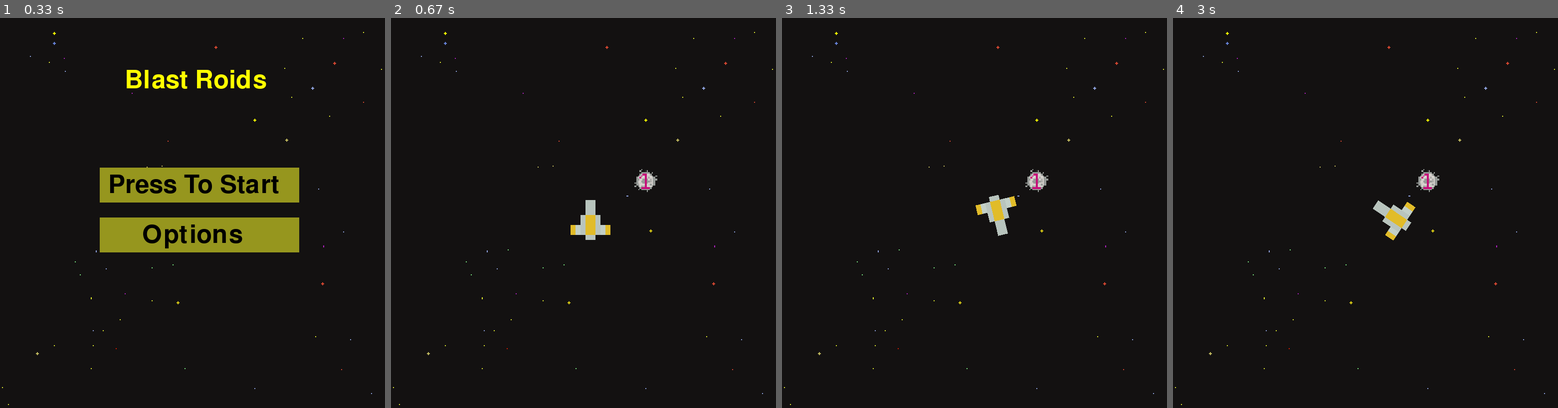
Above: before the commit, frames 1-4 (left to right).
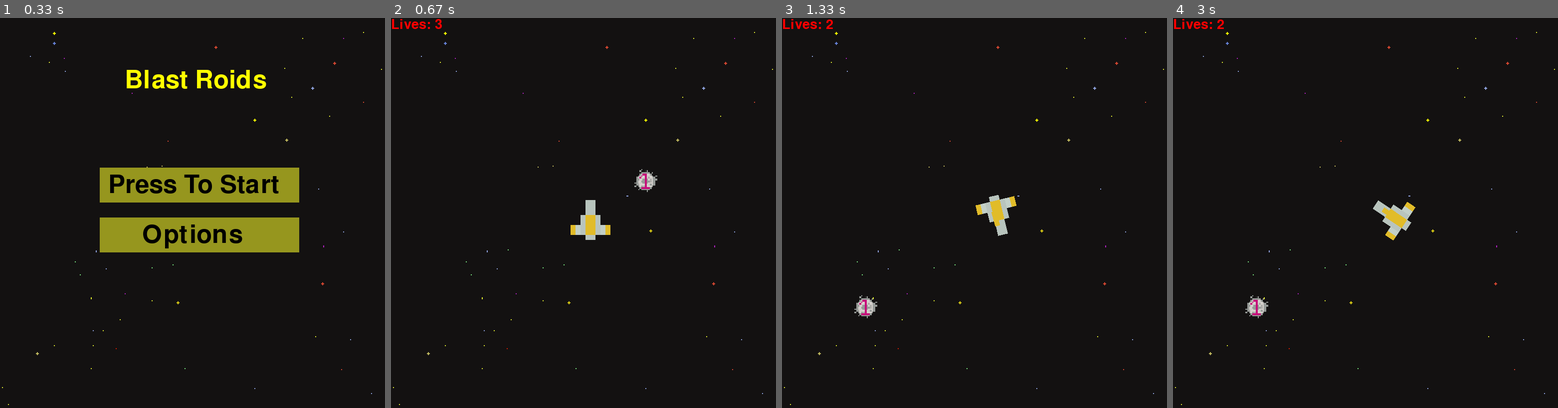
Above: after the commit, the same moments.

Repository: mrmastercat604me/pygame_project
Game: pygame game, started from maingame.py
Two runs of this game, one before a commit and one after it. Both use one fixed random seed, a clock stepped at 60 frames per second and the inputs below.
Inputs (mouse positions are in pixels of both pictures, inside the frame that each line leads up to):
- Up to frame 1 (0.33 s): no input
- Up to frame 2 (0.67 s): click "Press To Start" at 0.38 s
- Up to frame 3 (1.33 s): click (885, 220) at 0.72 s; hold D from 1 s (still down); click (1020, 306) at 1.08 s
- Up to frame 4 (3 s): release D at 1.47 s; hold W 1.5-1.8 s; click (1250, 310) at 1.58 s; hold D 1.83-2.3 s; click (1519, 357) at 1.92 s; hold A 2.33-2.87 s; click (1269, 68) at 2.42 s; hold S from 2.9 s (still down); click (1276, 138) at 2.98 s

Frame 1 is identical in both runs. In frame 2, 0.1% of the frame differs, in the area x 0-14%, y 0-3%; in frame 3, 0.6%, in the area x 0-70%, y 0-77%; in frame 4, 0.6%.

Commit message:
lasers working on maingame

Diff:
--- a/maingame.py
+++ b/maingame.py
@@ -13,6 +13,8 @@
 
 
 font = pygame.font.SysFont(None, 75)
+
+color = "yellow"
 
 def draw_text(text, font, color, surface, x,y):
     textobj = font.render(text, 1, color)
@@ -63,28 +65,57 @@
         mainClock.tick(60)
 
 def game():
+    global color
+
     running = True
     click = False
     Velocity = 7
+    laser_vel = 0
 
-    shipimage = pygame.image.load("assets/pixel_ship_yellow.png")
+    if color == "yellow":
+        shipimage = pygame.image.load("assets/pixel_ship_yellow.png")
+        laser = pygame.image.load("assets/pixel_laser_yellow.png")
+        laser_first = pygame.image.load("assets/pixel_laser_yellow.png")
+    elif color == "green":
+        shipimage = pygame.image.load("assets/pixel_ship_green_small.png")
+        laser = pygame.image.load("assets/pixel_laser_green.png")
+        laser_first = pygame.image.load("assets/pixel_laser_green.png")
+    elif color == "red":
+        shipimage = pygame.image.load("assets/pixel_ship_red_small.png")
+        laser = pygame.image.load("assets/pixel_laser_red.png")
+        laser_first = pygame.image.load("assets/pixel_laser_red.png")
+    elif color == "blue":
+        shipimage = pygame.image.load("assets/pixel_ship_blue_small.png")
+        laser = pygame.image.load("assets/pixel_laser_blue.png")
+        laser_first = pygame.image.load("assets/pixel_laser_blue.png")
+
     shipimage_rect= shipimage.get_rect()
     shipimage_rect.center = (400,400)
+
     enemyimage = pygame.image.load("assets/meteor1.png")
     enemyimage_rect= enemyimage.get_rect()
     enemyimage_rect.x = random.randint(20,780)
     enemyimage_rect.y = random.randint(20,780)
+    if enemyimage_rect.colliderect(shipimage_rect):
+        enemyimage_rect.x = random.randint(20,780)
+        enemyimage_rect.y = random.randint(20,780)
 
+    laser_rect = laser.get_rect()
+    laser_rect.center = (-100,-100)
+
+    lives = 3
+
+    screen.fill((0,0,0))
     while running:
-        screen.fill((0,0,0))
+
         def face_mouse(image,image_rect,correction_angle,surface):
             mx, my = pygame.mouse.get_pos()
             dx,dy =  mx - image_rect.centerx, my - image_rect.centery
             angle =  math.degrees(math.atan2(-dy, dx)) - correction_angle
             rot_image = pygame.transform.rotate(image,angle)
             rot_image_rect = rot_image.get_rect(center = image_rect.center)
+            #DEBUG pygame.draw.rect(surface,(255,255,255),rot_image_rect,2)
             surface.blit(rot_image,rot_image_rect.topleft)
-            pygame.display.update()
 
         for event in pygame.event.get():
             key = pygame.key.get_pressed()
@@ -105,14 +136,41 @@
             if event.type == MOUSEBUTTONDOWN:
                 if event.button == 1:
                     click = True
+            if lives <= 0:
+                running = False
+
+        if enemyimage_rect.colliderect(shipimage_rect):
+            lives -= 1
+            enemyimage_rect.x = random.randint(20,780)
+            enemyimage_rect.y = random.randint(20,780)
+
+        screen.blit(Backgroundimage,Backgroundimage_rec)
+
+        font = pygame.font.SysFont(None, 40)
+        draw_text((f"Lives: {lives}"),font,(255,0,0),screen,0,0)
+        font = pygame.font.SysFont(None, 75)
+
+        screen.blit(enemyimage,enemyimage_rect)
+        face_mouse(shipimage,shipimage_rect,90,screen)
 
         if click:
+            laser_vel = 10
+            laser_rect.center = shipimage_rect.center
+            mx, my = pygame.mouse.get_pos()
+            dx,dy = mx - laser_rect.centerx, my - laser_rect.centery
+
+            angle = math.degrees(math.atan2(-dy,dx)) - 90 #correction angle
+            laser = pygame.transform.rotate(laser_first,angle)
+            laser_rect = laser.get_rect(center = laser_rect.center)
             print("Pew")
             click = False
-        screen.fill((0,0,0))
-        screen.blit(Backgroundimage,Backgroundimage_rec)
-        screen.blit(enemyimage,enemyimage_rect)
-        face_mouse(shipimage,shipimage_rect,90,screen)
+        #DEBUG pygame.draw.rect(screen,(255,255,255),laser_rect,2)
+
+        if laser_rect.x >= 800 or laser_rect.x <= 0:
+            if laser_rect.y >= 800 or laser_rect.x <= 0:
+                laser_vel = 0
+        screen.blit(laser,laser_rect)
+
         pygame.display.update()
         mainClock.tick(60)
 
